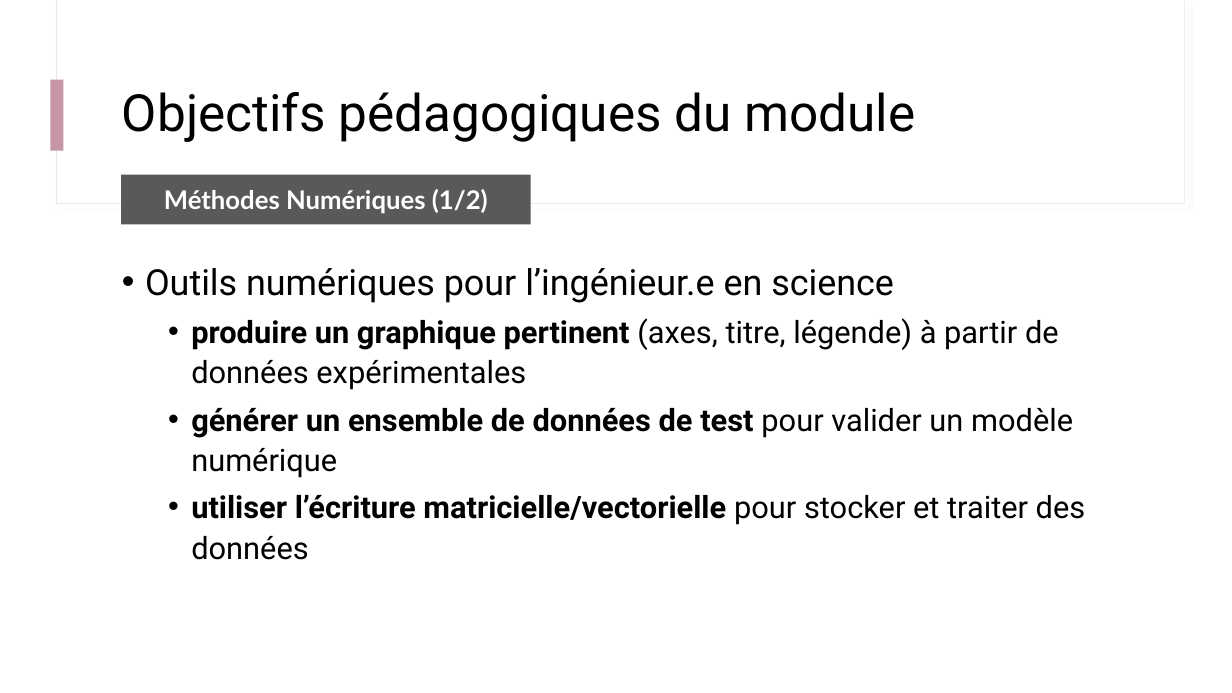
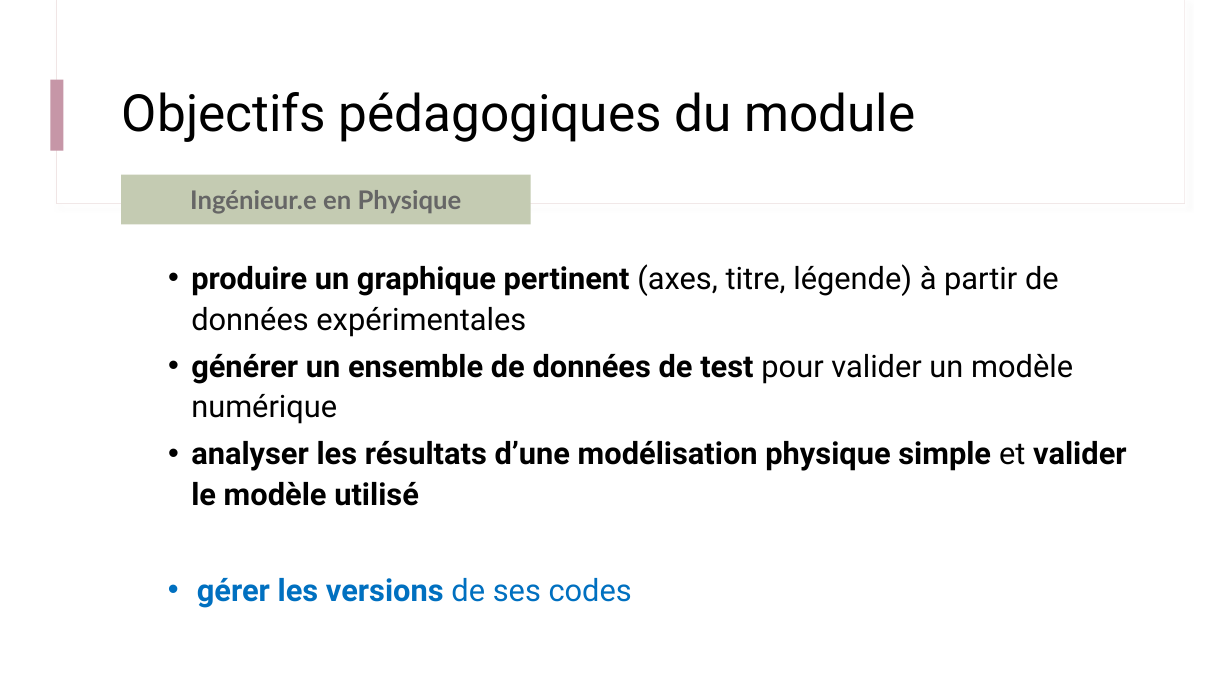
Before and after one commit to IOGS-Digital-Methods/semester-5, a slide deck: slide 10 of ONIP/onip_b0_intro/B0_0_Outils_Methodes.pptx (slide 6 before the commit). Drawn at 1232x693 pixels with LibreOffice and Linux fonts; fonts in the diff are those of the drawing. Boxes give left, top, right and bottom in pixels: in the first picture for what was removed or moved away, otherwise in the second. Text is boxed around its words. In the diff, an @@ line names an element or a change of style, - is before the commit and + after.

```diff
--- a/ONIP/onip_b0_intro/B0_0_Outils_Methodes.pptx
+++ b/ONIP/onip_b0_intro/B0_0_Outils_Methodes.pptx
@@ rectangle "Ingénieur.e en Physique" at (121,175,531,225): fill #595959 to #C4CBB2 @@
@@ text in rectangle at (190,190,462,214): text changed; text colour #FFFFFF to #666666 @@
-Méthodes Numériques (1/2)
+Ingénieur.e en Physique
@@ text at (145,268,894,303): paragraph removed @@
-• Outils numériques pour l’ingénieur.e en science
@@ text at (191,441,1126,506): text changed @@
-  • utiliser l’écriture matricielle/vectorielle pour stocker et traiter des données
+  • analyser les résultats d’une modélisation physique simple et valider le modèle utilisé
@@ text added at (197,578,632,608), 24 pt, text #0070C0, bold @@
+  • gérer les versions de ses codes
```
Also in this commit, not shown: 5 other slides changed, 1 slide removed, 1 other file.
